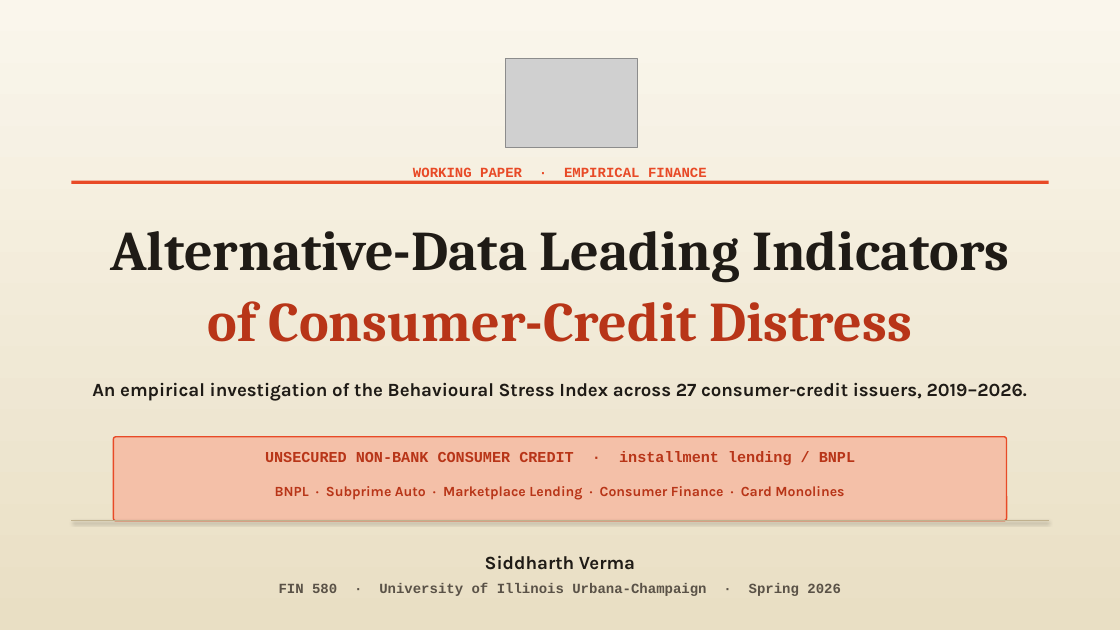
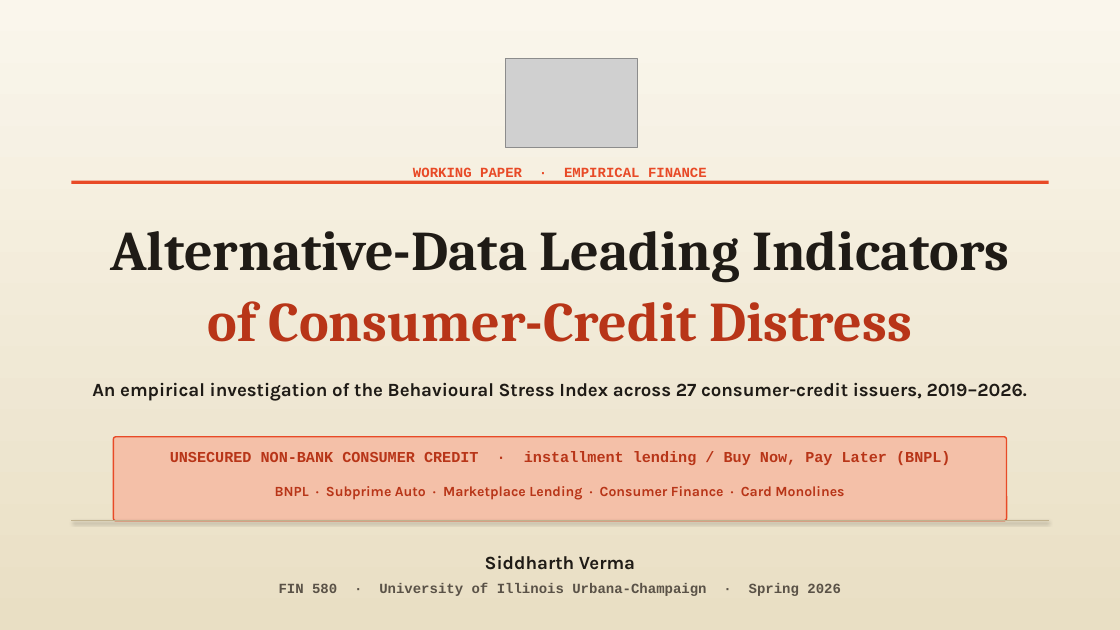
Before and after one commit to vermasidd1502/bnpl-trap, a slide deck: slide 1 of presentation/BearWatch_Research_Deck_FINAL.pptx. Drawn at 1120x630 pixels with LibreOffice and Linux fonts; fonts in the diff are those of the drawing; grey boxes stand for pictures. Boxes give left, top, right and bottom in pixels: in the first picture for what was removed or moved away, otherwise in the second. Text is boxed around its words. In the diff, an @@ line names an element or a change of style, - is before the commit and + after.

```diff
--- a/presentation/BearWatch_Research_Deck_FINAL.pptx
+++ b/presentation/BearWatch_Research_Deck_FINAL.pptx
@@ text at [170,451,950,465]: text changed @@
-UNSECURED NON-BANK CONSUMER CREDIT · installment lending / BNPL
+UNSECURED NON-BANK CONSUMER CREDIT · installment lending / Buy Now, Pay Later (BNPL)
```
Also in this commit, not shown: 10 other slides changed, 1 other file.
